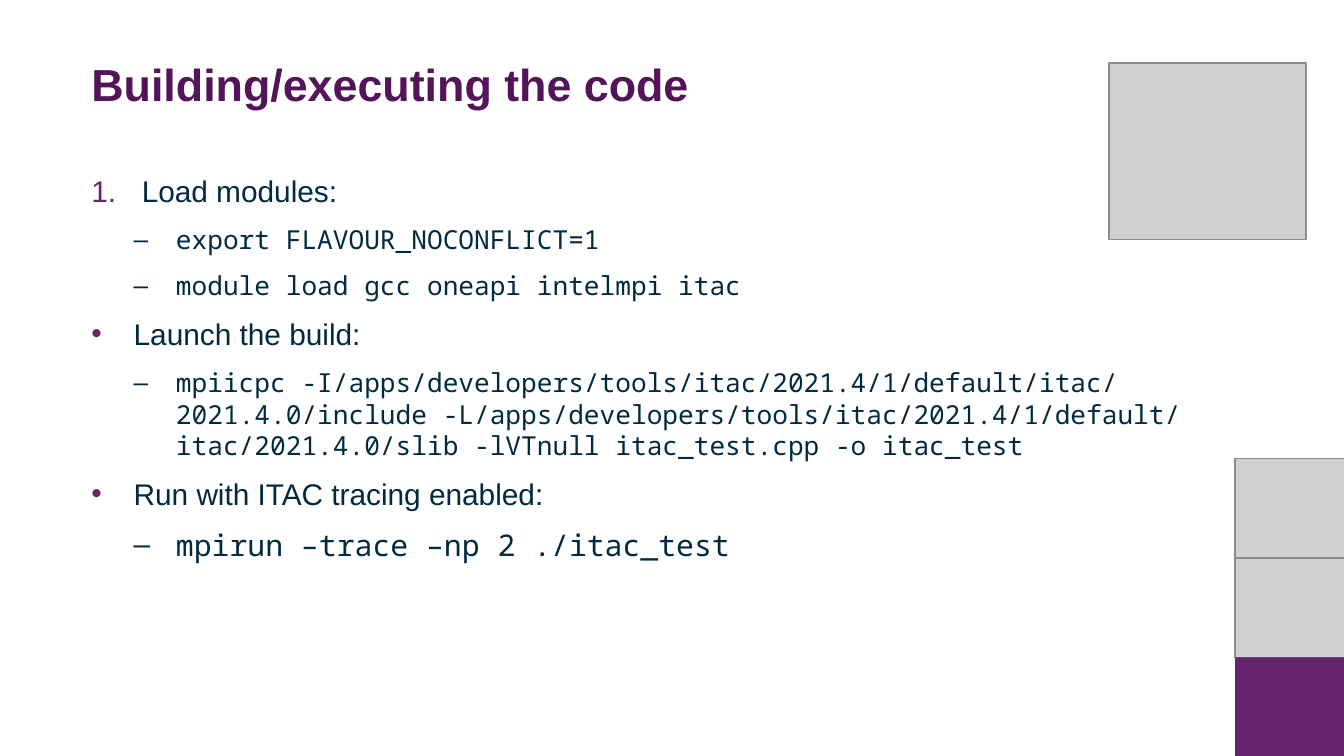
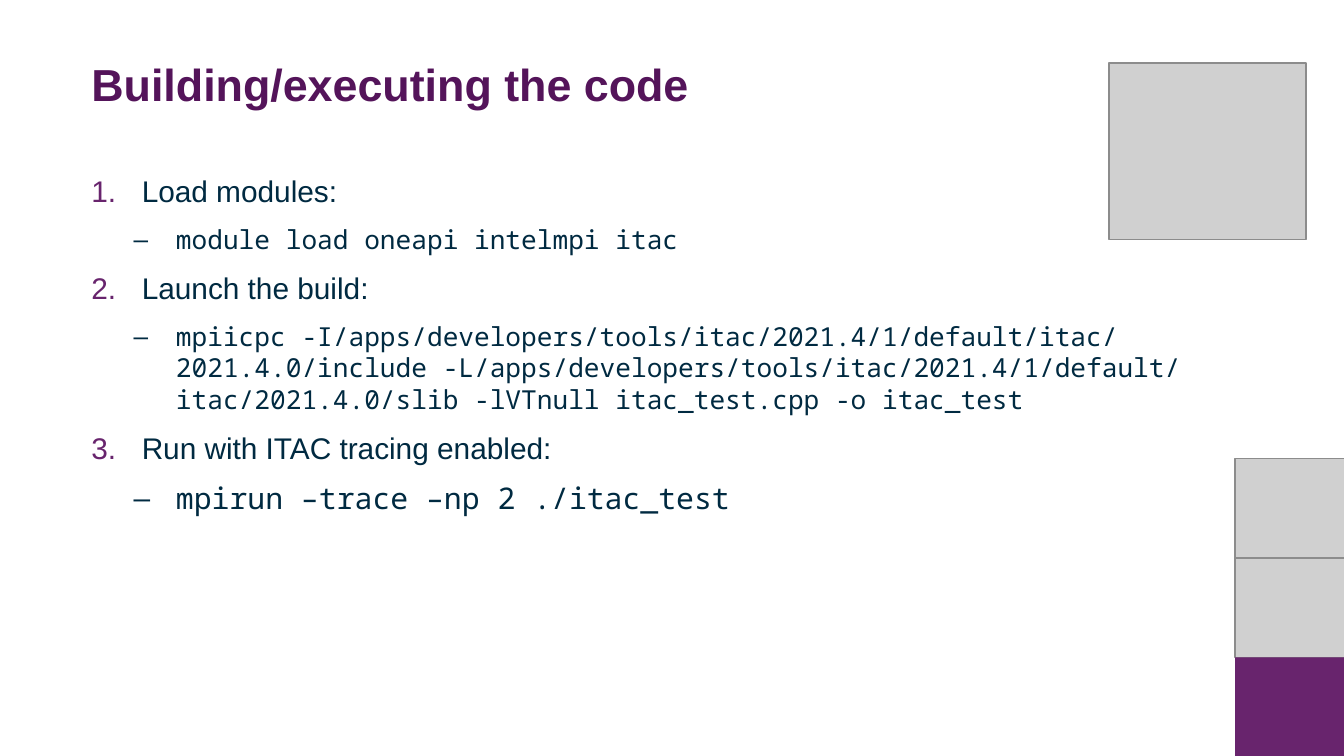
Before and after one commit to DurhamARC/profiling-intel, a slide deck: slide 27 of slides/profiling_with_itac.pptx. Drawn at 1344x756 pixels with LibreOffice and Linux fonts; fonts in the diff are those of the drawing; grey boxes stand for pictures; background and template pictures are left out. Boxes give left, top, right and bottom in pixels: in the first picture for what was removed or moved away, otherwise in the second. Text is boxed around its words. In the diff, an @@ line names an element or a change of style, - is before the commit and + after.

Commit message:
Update build instructions in slides

```diff
--- a/slides/profiling_with_itac.pptx
+++ b/slides/profiling_with_itac.pptx
@@ text at (x1=176, y1=229, x2=678, y2=256): text changed @@
-    – export FLAVOUR_NOCONFLICT=1
-    – module load gcc oneapi intelmpi itac
+    – module load oneapi intelmpi itac
@@ text at (x1=142, y1=277, x2=551, y2=464): bullet • to 1. @@
```
Also in this commit, not shown: 2 other slides changed, 1 other file.
